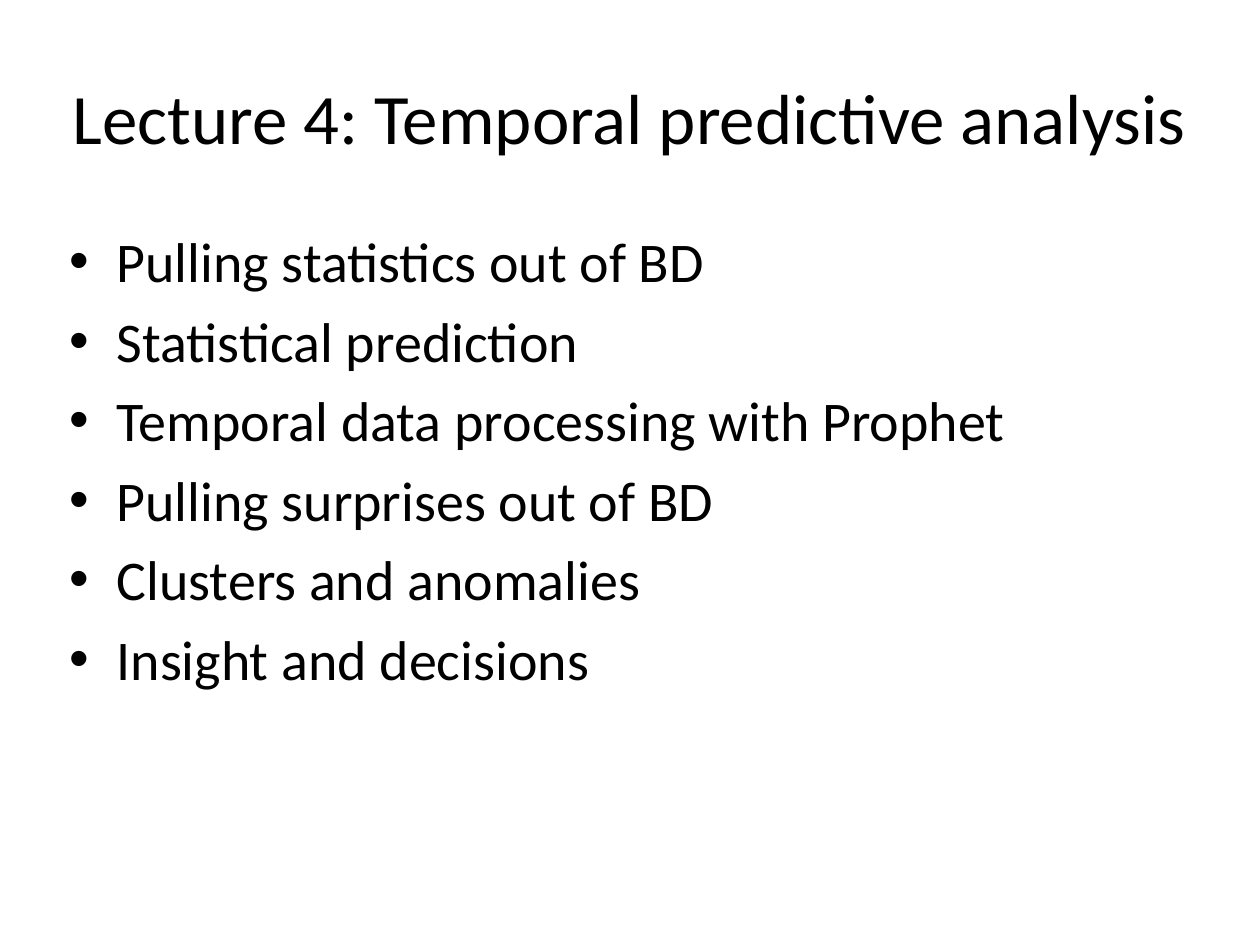
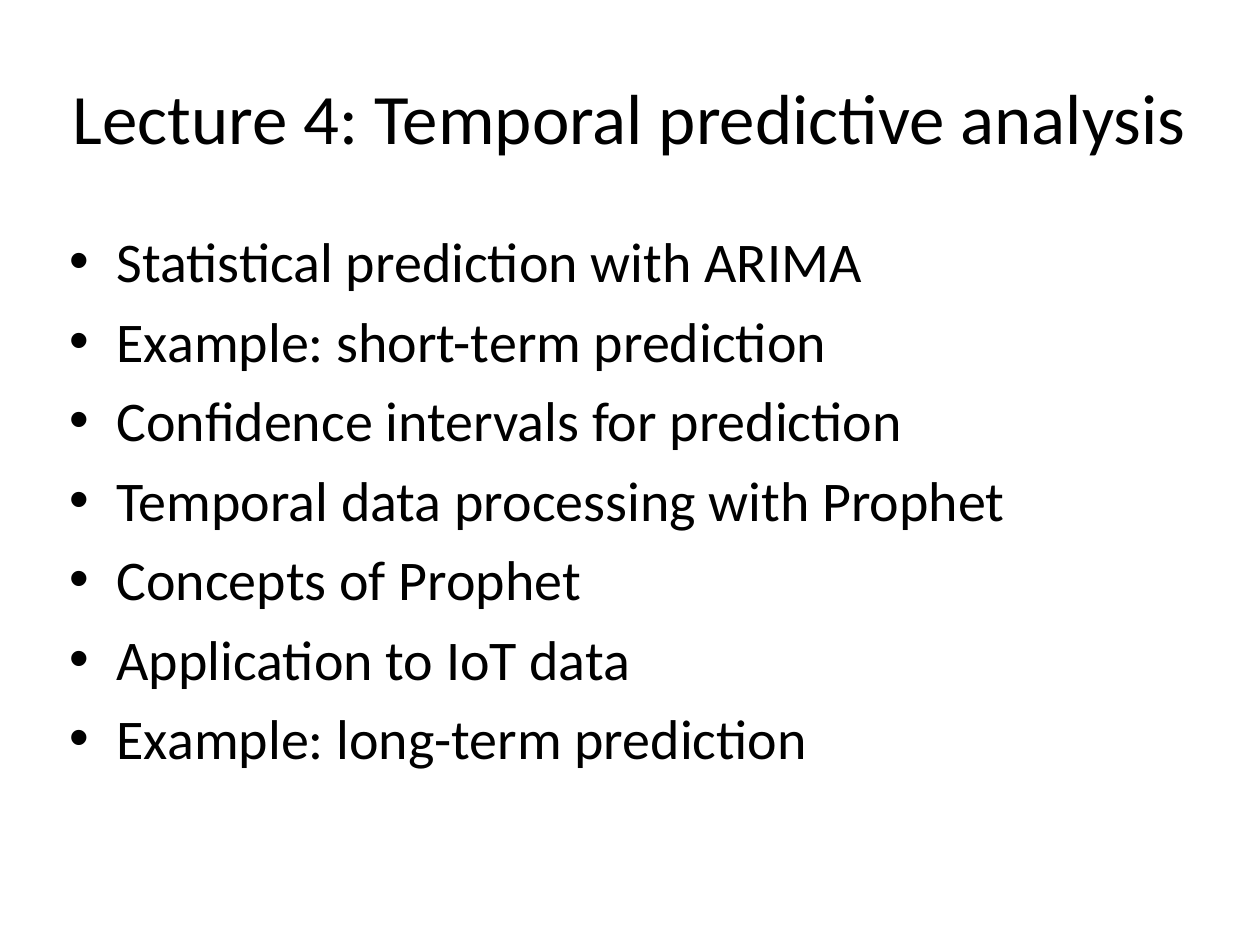
Before and after one commit to kic-markon/ITU_MSc_AM4, a slide deck: slide 4 of powerpoints/ITU Academy Slides AM4-04.pptx (slide 3 before the commit). Drawn at 1260x945 pixels with LibreOffice and Linux fonts; fonts in the diff are those of the drawing; background and template pictures are left out. Boxes give left, top, right and bottom in pixels: in the first picture for what was removed or moved away, otherwise in the second. Text is boxed around its words. In the diff, an @@ line names an element or a change of style, - is before the commit and + after.

```diff
--- a/powerpoints/ITU Academy Slides AM4-04.pptx
+++ b/powerpoints/ITU Academy Slides AM4-04.pptx
@@ text at bbox=[117, 243, 902, 450]: text changed @@
-• Pulling statistics out of BD
-• Statistical prediction
+• Statistical prediction with ARIMA
+• Example: short-term prediction
+• Confidence intervals for prediction
@@ text at bbox=[117, 561, 807, 769]: text changed @@
-• Pulling surprises out of BD
-• Clusters and anomalies
-• Insight and decisions
+• Concepts of Prophet
+• Application to IoT data
+• Example: long-term prediction
```
Also in this commit, not shown: 1 other slide changed, 9 slides added, 2 slides removed, 5 other files.
